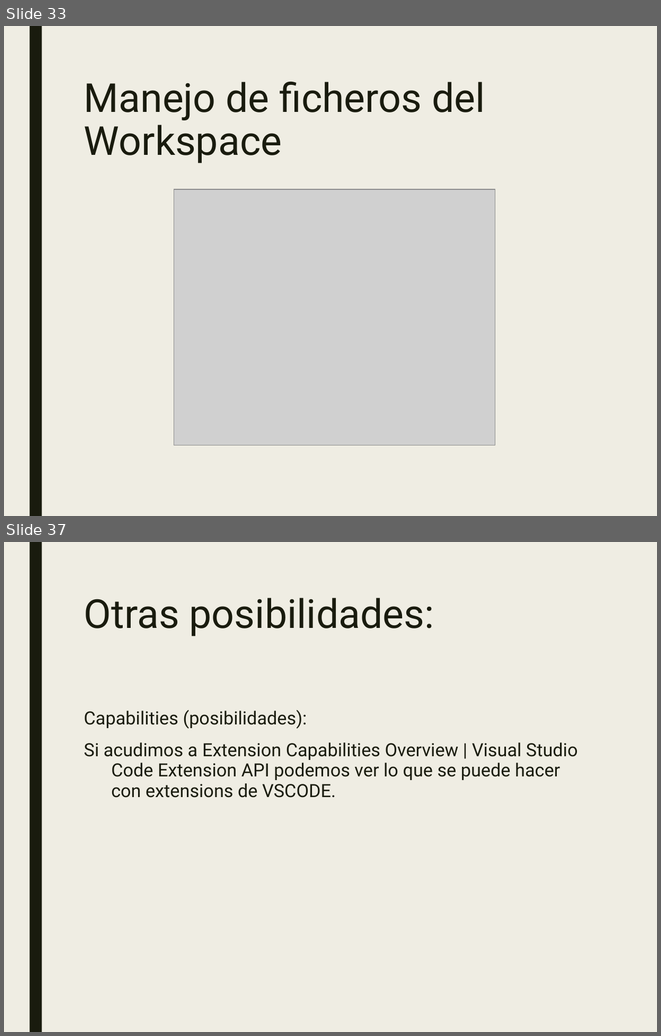
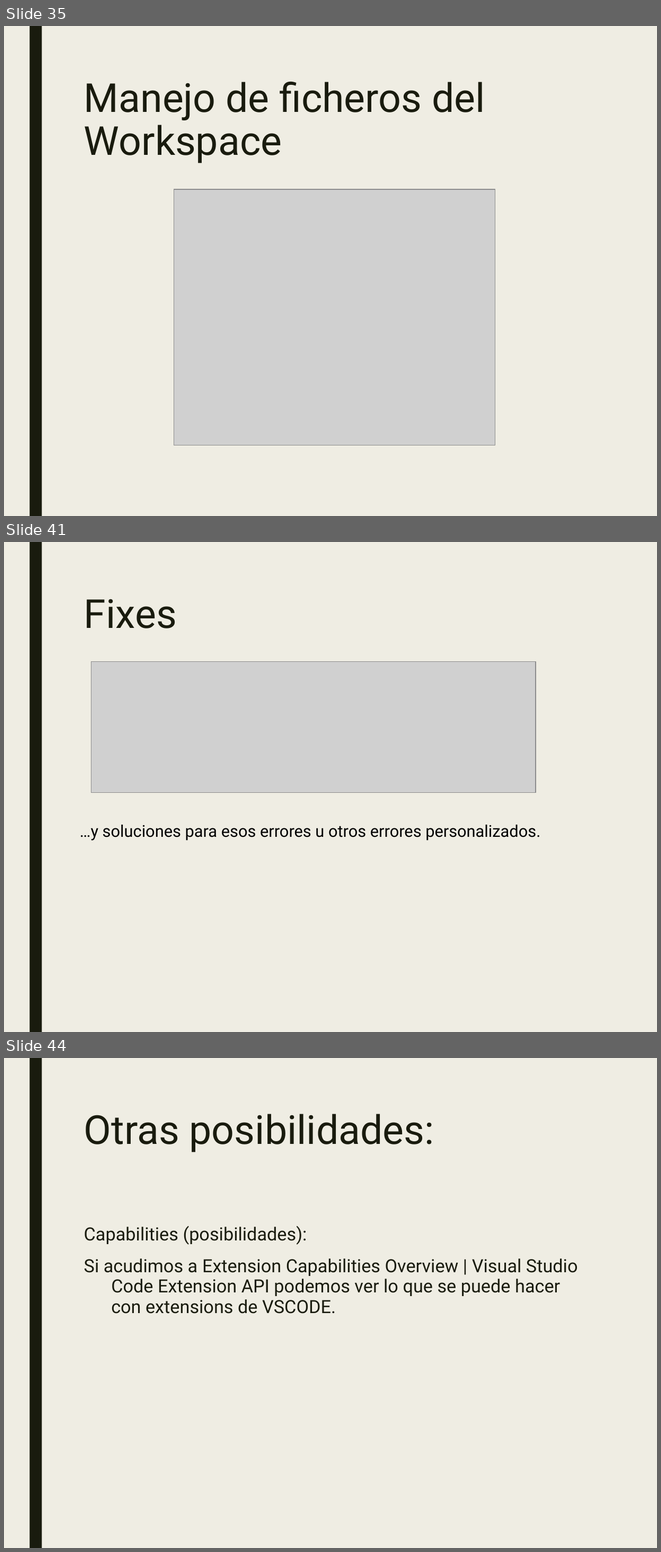
Before and after one commit to JalmarazMartn/dotnetrioja1, a slide deck: VSCODE Extensiones.ppt. Shown one above the other, each under a label of ours: slides 33 and 37 before the commit, slides 35, 41 and 44 after it; the slides between them are not shown. The pictures are 661x1036 and 661x1552 pixels, drawn with LibreOffice and Linux fonts; fonts in the diff are those of the drawing; grey boxes stand for pictures. Boxes give left, top, right and bottom in pixels: in the first picture for what was removed or moved away, otherwise in the second. Text is boxed around its words. In the diff, an @@ line names an element or a change of style, - is before the commit and + after.

```diff
--- a/VSCODE Extensiones.ppt
+++ b/VSCODE Extensiones.ppt
@@ slide 41 added at (4, 542, 657, 1032), background #EFEDE3; not listed: 1 template element that a slide beside it also shows @@
@@ title added at (84, 599, 177, 628), 44 pt, text #191B0E @@
+Fixes
@@ picture added at (91, 661, 536, 792) @@
@@ text added at (80, 824, 540, 840), 18 pt, text #000000 @@
+…y soluciones para esos errores u otros errores personalizados.
@@ what was slide 33 is now slide 35 @@
@@ what was slide 37 is now slide 44 @@
```
Also in this commit, not shown: 7 slides changed, 8 other slides added, 2 slides removed, 2 other files.
